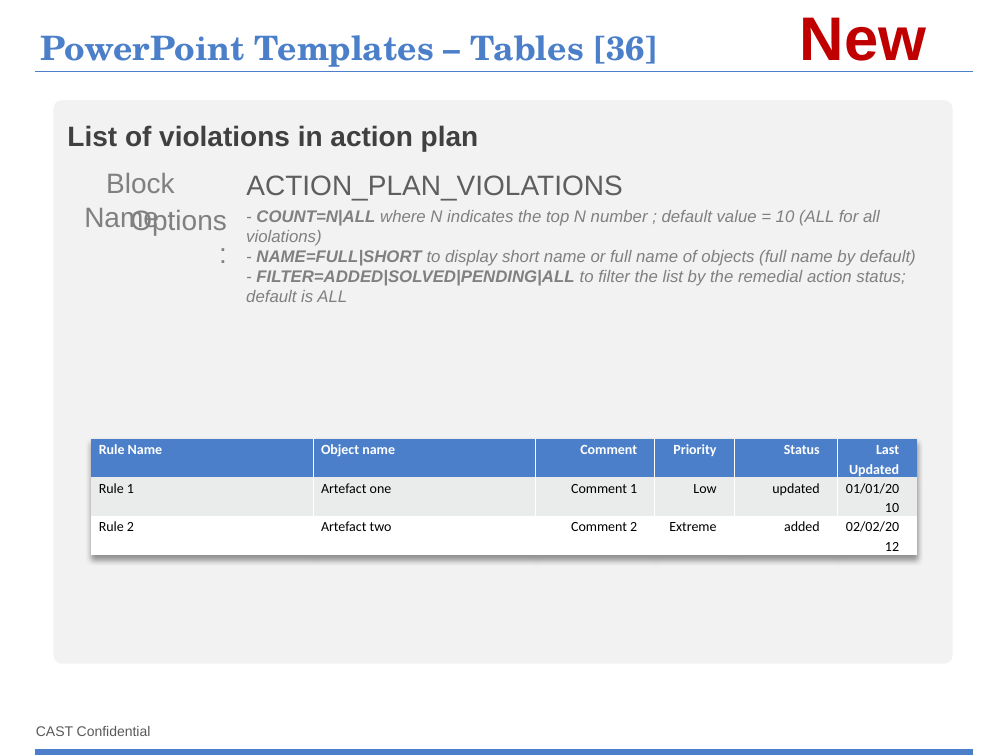
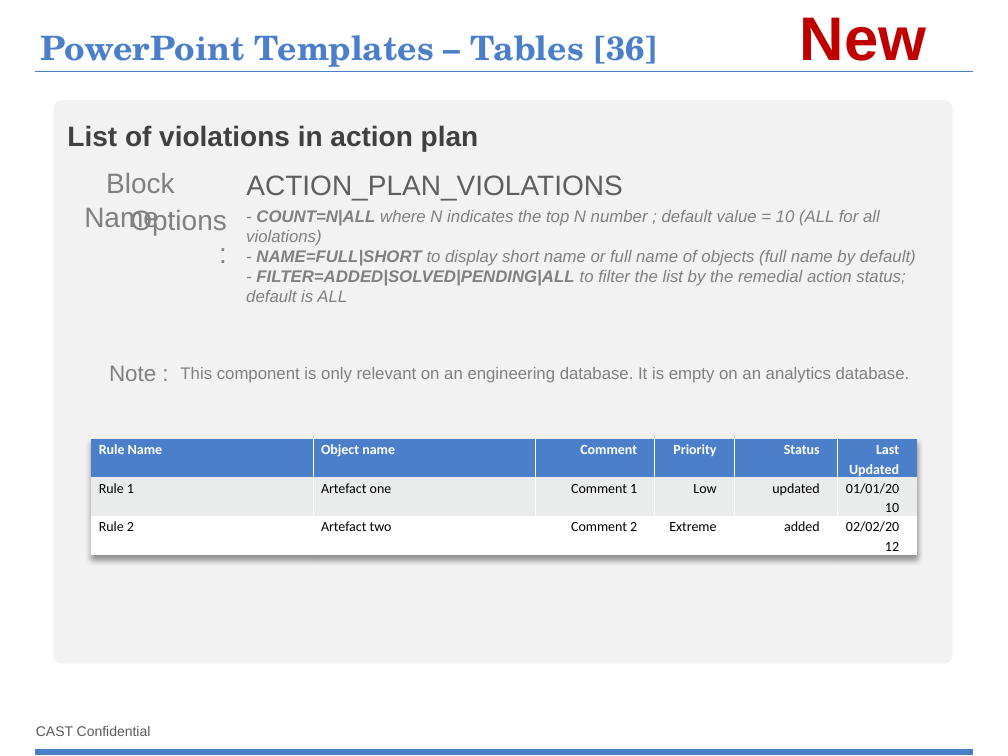
Before and after one commit to CAST-projects/ReportGenerator, a slide deck: slide 67 of CastReporting.Reporting/TemplatesFiles/1- Powerpoint-components-library.pptx. Drawn at 1008x756 pixels with LibreOffice and Linux fonts; fonts in the diff are those of the drawing; background and template pictures are left out. Boxes give left, top, right and bottom in pixels: in the first picture for what was removed or moved away, otherwise in the second. Text is boxed around its words. In the diff, an @@ line names an element or a change of style, - is before the commit and + after.

```diff
--- a/CastReporting.Reporting/TemplatesFiles/1- Powerpoint-components-library.pptx
+++ b/CastReporting.Reporting/TemplatesFiles/1- Powerpoint-components-library.pptx
@@ text added at box(109, 365, 156, 381), 16 pt, text #808080 @@
+Note :
@@ text added at box(180, 367, 910, 383), 12 pt, text #808080 @@
+This component is only relevant on an engineering database. It is empty on an analytics database.
```
Also in this commit, not shown: 17 other slides changed, 10 other files.
